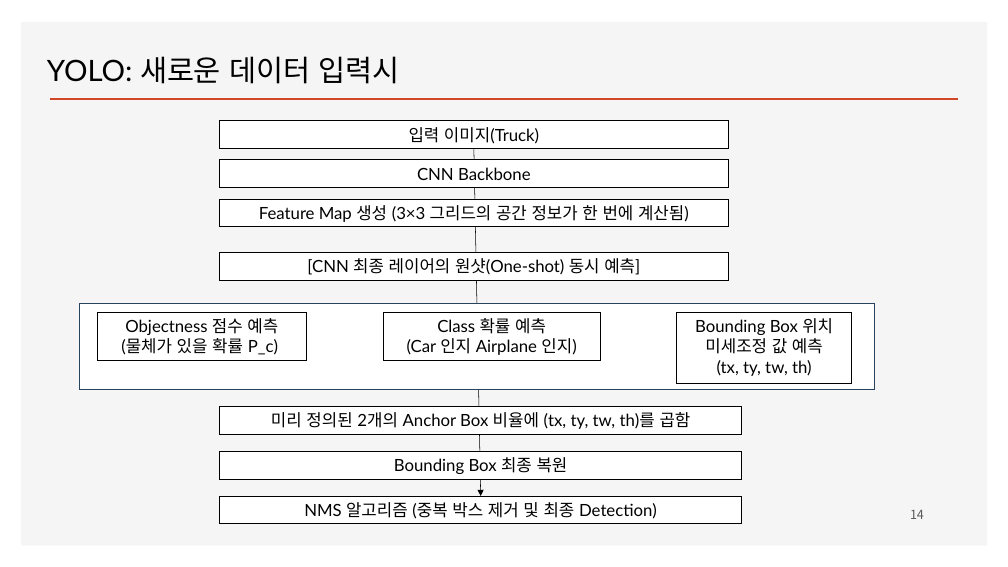
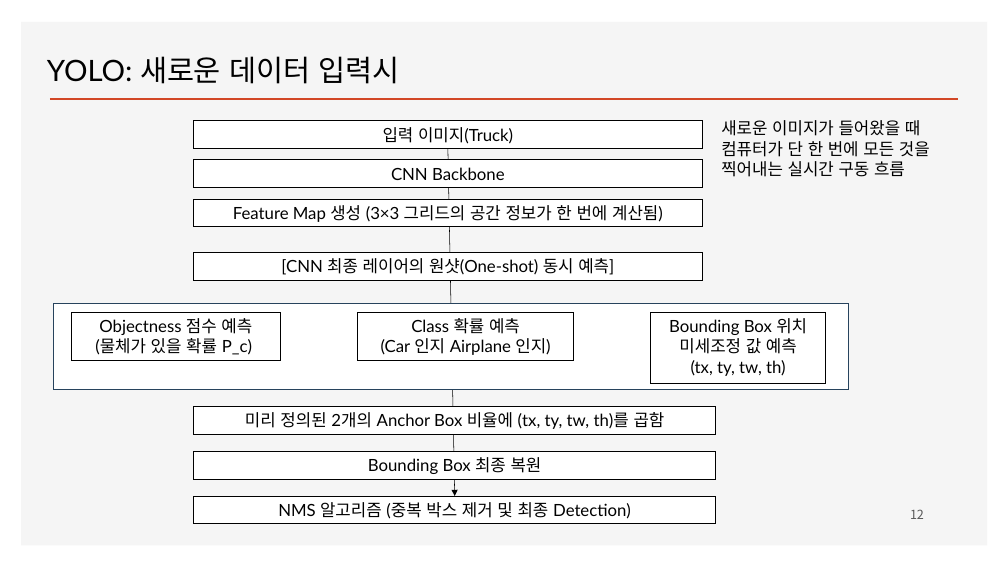
Before and after one commit to ancestor9/2026_Fall_Deep-Learning-with-Python, a slide deck: slide 12 of CNN/Object detection_YOLO.pptx (slide 14 before the commit). Drawn at 1008x567 pixels with LibreOffice and Linux fonts; fonts in the diff are those of the drawing; background and template pictures are left out. Boxes give left, top, right and bottom in pixels: in the first picture for what was removed or moved away, otherwise in the second. Text is boxed around its words. In the diff, an @@ line names an element or a change of style, - is before the commit and + after.

```diff
--- a/CNN/Object detection_YOLO.pptx
+++ b/CNN/Object detection_YOLO.pptx
@@ 11 rectangles, 1 arrow moved together from (x1=79, y1=121, x2=875, y2=524) to (x1=54, y1=121, x2=849, y2=524) @@
@@ text added at (x1=721, y1=120, x2=930, y2=177), 16 pt, text #000000 @@
+새로운 이미지가 들어왔을 때 컴퓨터가 단 한 번에 모든 것을 찍어내는 실시간 구동 흐름
@@ page number at (x1=910, y1=509, x2=924, y2=519): text changed @@
-14
+12
```
Also in this commit, not shown: 2 other slides changed, 1 slide added.
